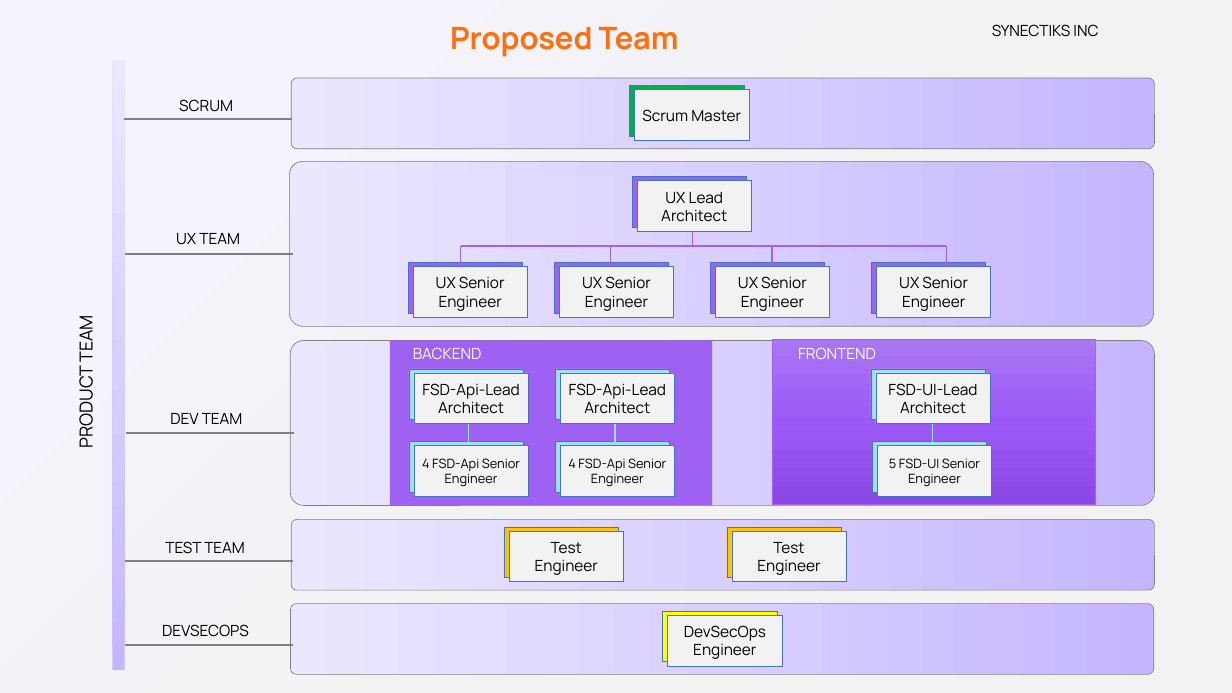
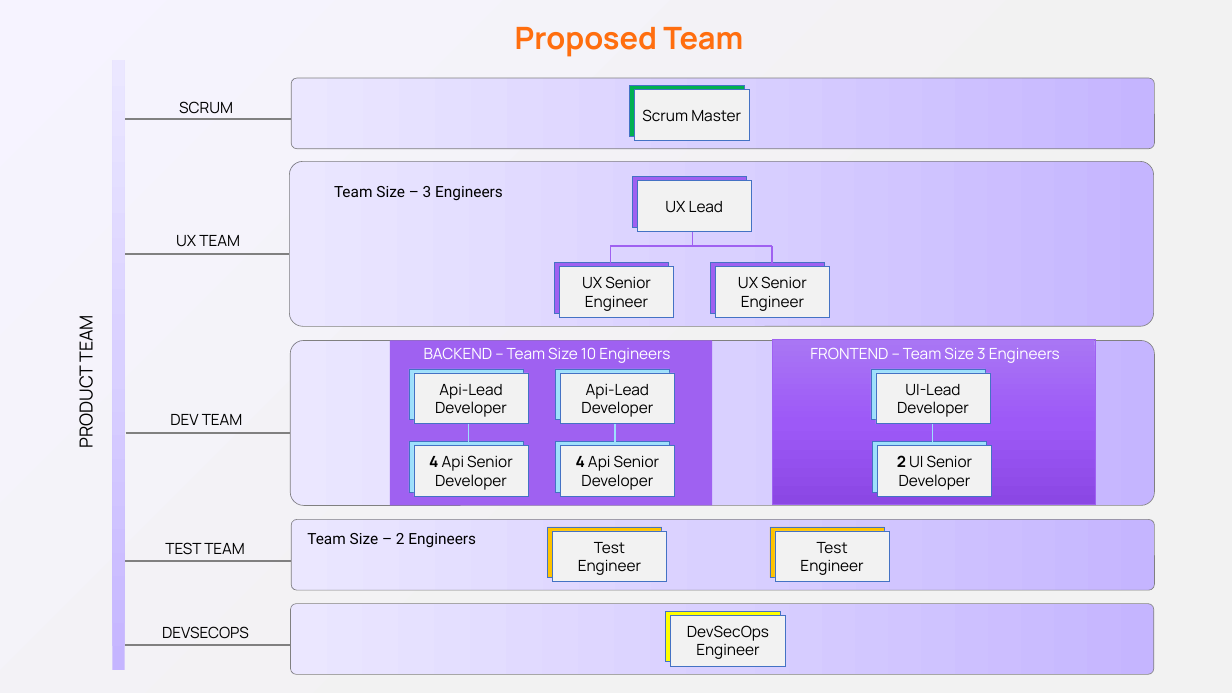
Before and after one commit to AppkubeCloud/appkube-business-doc, a slide deck: slide 4 of CustomerEngagements/beyondsoft/DR-Solution.pptx. Drawn at 1232x693 pixels with LibreOffice and Linux fonts; fonts in the diff are those of the drawing. Boxes give left, top, right and bottom in pixels: in the first picture for what was removed or moved away, otherwise in the second. Text is boxed around its words. In the diff, an @@ line names an element or a change of style, - is before the commit and + after.

Commit message:
added the PPTS

```diff
--- a/CustomerEngagements/beyondsoft/DR-Solution.pptx
+++ b/CustomerEngagements/beyondsoft/DR-Solution.pptx
@@ text "Proposed Team": place and size @@
-text "Proposed Team" at box(450, 27, 679, 57)
+text "Proposed Team" at box(515, 27, 743, 57)
@@ text removed at box(992, 24, 1098, 37) @@
-SYNECTIKS INC
@@ text added at box(334, 186, 503, 201), 24 pt, text #000000 @@
+Team Size – 3 Engineers
@@ text in rectangle at box(661, 210, 727, 222): paragraph removed @@
-Architect
@@ rectangle removed at box(408, 262, 522, 313) @@
@@ rectangle removed at box(413, 267, 527, 317) @@
-UX Senior
-Engineer
@@ line removed from (461, 246) to (461, 266) @@
@@ line moved from (461, 246) - (946, 246) to (610, 246) - (772, 246) @@
@@ rectangle removed at box(872, 262, 986, 313) @@
@@ rectangle removed at box(877, 267, 991, 317) @@
-UX Senior
-Engineer
@@ line removed from (946, 246) to (946, 266) @@
@@ text at box(424, 347, 670, 363): text changed @@
-BACKEND
+BACKEND – Team Size 10 Engineers
@@ text at box(810, 348, 1060, 363): text changed @@
-FRONTEND
+FRONTEND – Team Size 3 Engineers
@@ text in rectangle at box(435, 384, 507, 417): text changed @@
-FSD-Api-Lead
-Architect
+Api-Lead Developer
@@ text in rectangle at box(581, 384, 653, 417): text changed @@
-FSD-Api-Lead
-Architect
+Api-Lead Developer
@@ text in rectangle at box(897, 384, 969, 417): text changed @@
-FSD-UI-Lead
-Architect
+UI-Lead Developer
@@ text in rectangle at box(429, 455, 513, 490): text changed; size 20 to 24 pt @@
-4 FSD-Api Senior
-Engineer
+4 Api Senior
+Developer
@@ text in rectangle at box(576, 455, 660, 490): text changed; size 20 to 24 pt @@
-4 FSD-Api Senior
-Engineer
+4 Api Senior
+Developer
@@ text in rectangle at box(897, 455, 973, 490): text changed; size 20 to 24 pt @@
-5 FSD-UI Senior
-Engineer
+2 UI Senior
+Developer
@@ text added at box(307, 533, 476, 548), 24 pt, text #000000 @@
+Team Size – 2 Engineers
@@ 4 rectangles: place and size @@
-4 rectangles at box(504, 527, 846, 582)
+4 rectangles at box(547, 527, 889, 582)
```
Also in this commit, not shown: 4 other files.
